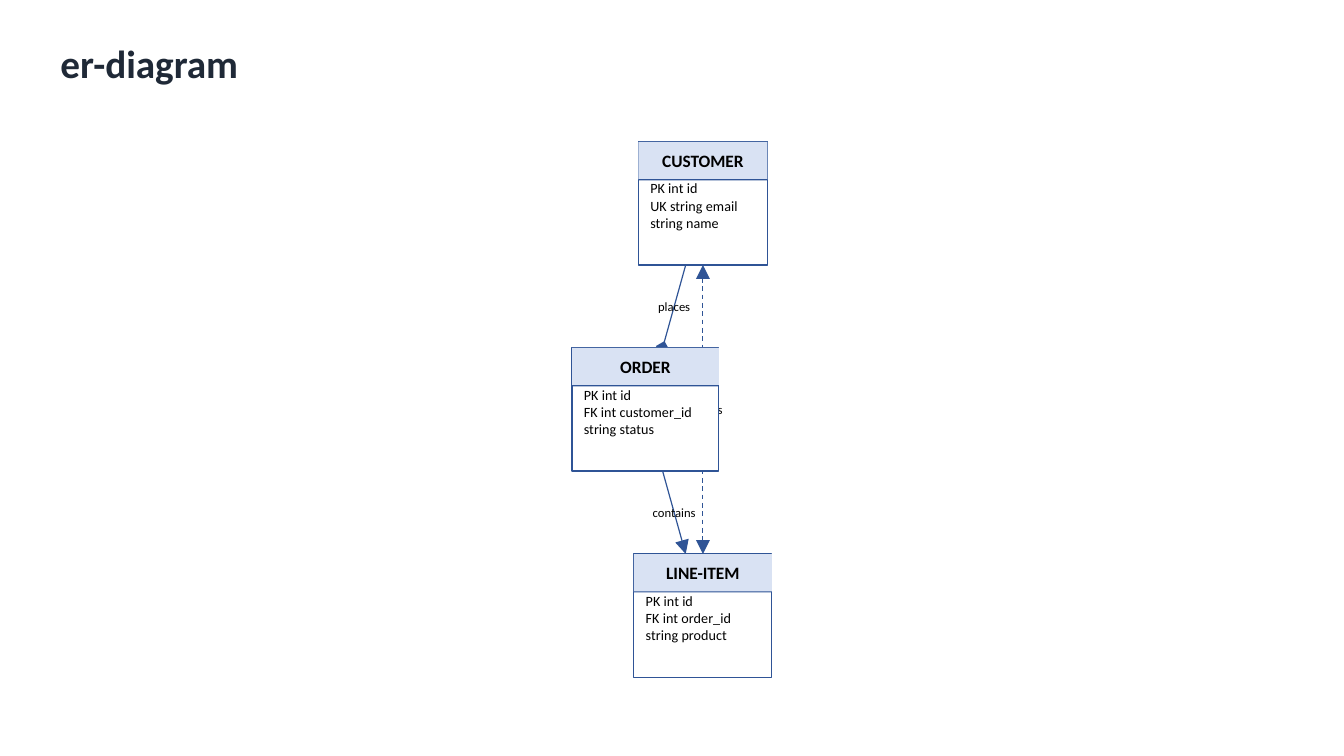
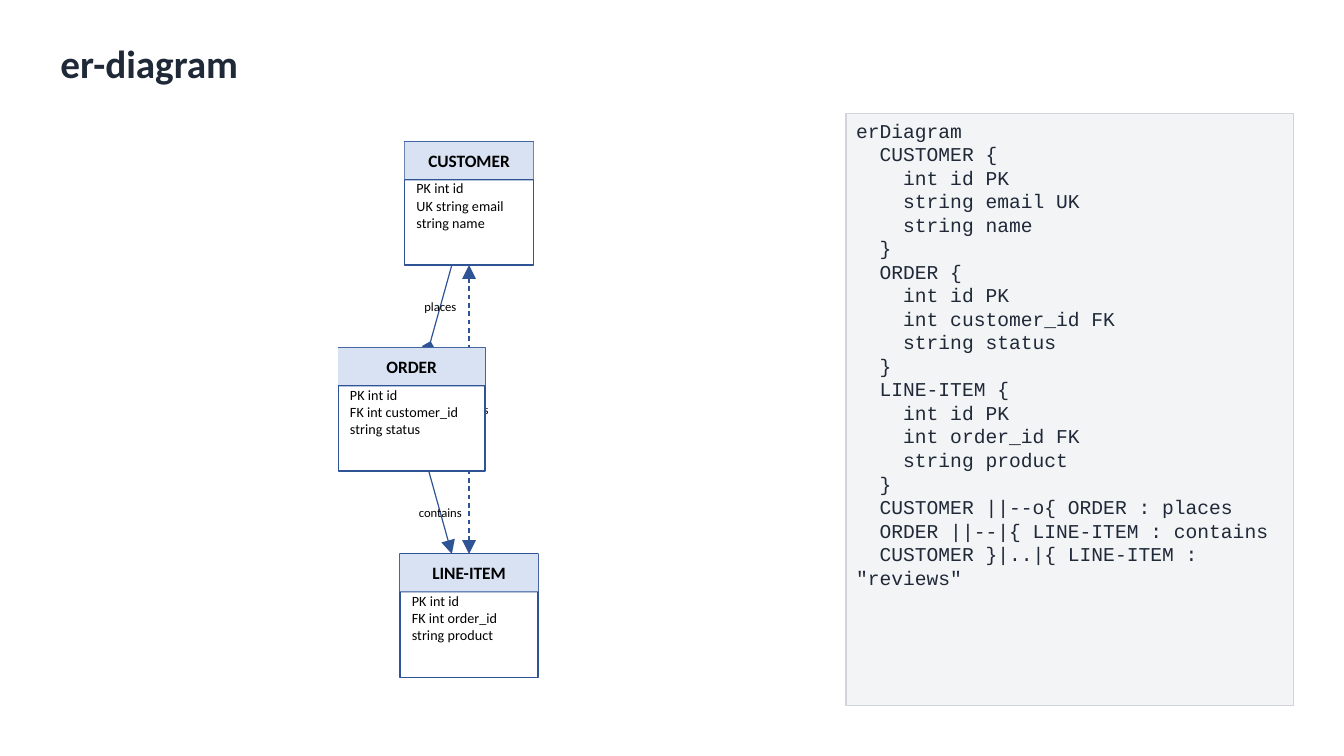
Before and after one commit to nicolasbridelance/md2nativedocx, a slide deck: slide 19 of test-corpus/word-verification/all-types-deck.pptx. Drawn at 1344x756 pixels with LibreOffice and Linux fonts; fonts in the diff are those of the drawing. Boxes give left, top, right and bottom in pixels: in the first picture for what was removed or moved away, otherwise in the second. Text is boxed around its words. In the diff, an @@ line names an element or a change of style, - is before the commit and + after.

```diff
--- a/test-corpus/word-verification/all-types-deck.pptx
+++ b/test-corpus/word-verification/all-types-deck.pptx
@@ rectangle added at box(846, 113, 1294, 706), fill #F3F4F6, outline #D1D5DB 0.75 pt, 14 pt, text #1F2937 @@
+erDiagram
+CUSTOMER {
+int id PK
+string email UK
+string name
+}
+ORDER {
+int id PK
+int customer_id FK
+string status
+}
+LINE-ITEM {
+int id PK
+int order_id FK
+string product
+}
+CUSTOMER ||--o{ ORDER : places
+ORDER ||--|{ LINE-ITEM : contains
+CUSTOMER }|..|{ LINE-ITEM : "reviews"
@@ 9 texts, 9 rectangles, 2 arrows, 1 double arrow: place and size @@
-9 texts, 9 rectangles, 2 arrows, 1 double arrow at box(572, 142, 772, 678)
+9 texts, 9 rectangles, 2 arrows, 1 double arrow at box(338, 142, 538, 678)
```
Also in this commit, not shown: 61 other slides changed, 42 other files.
